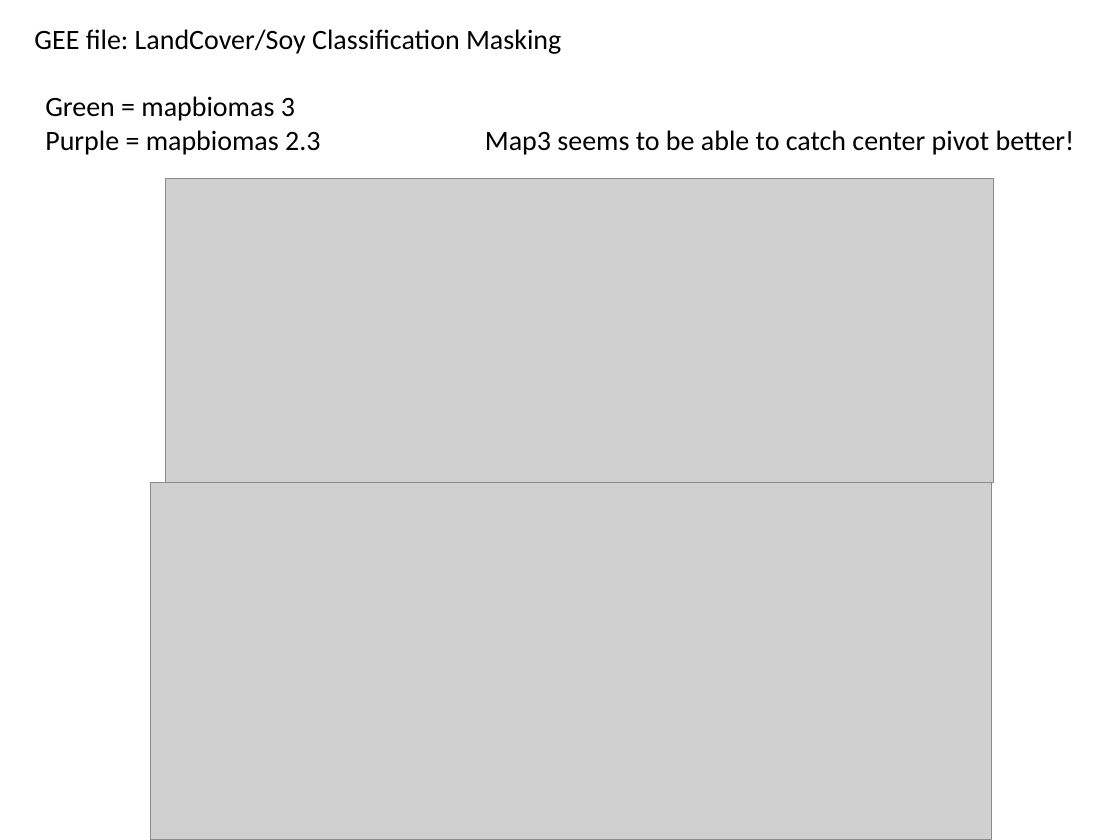
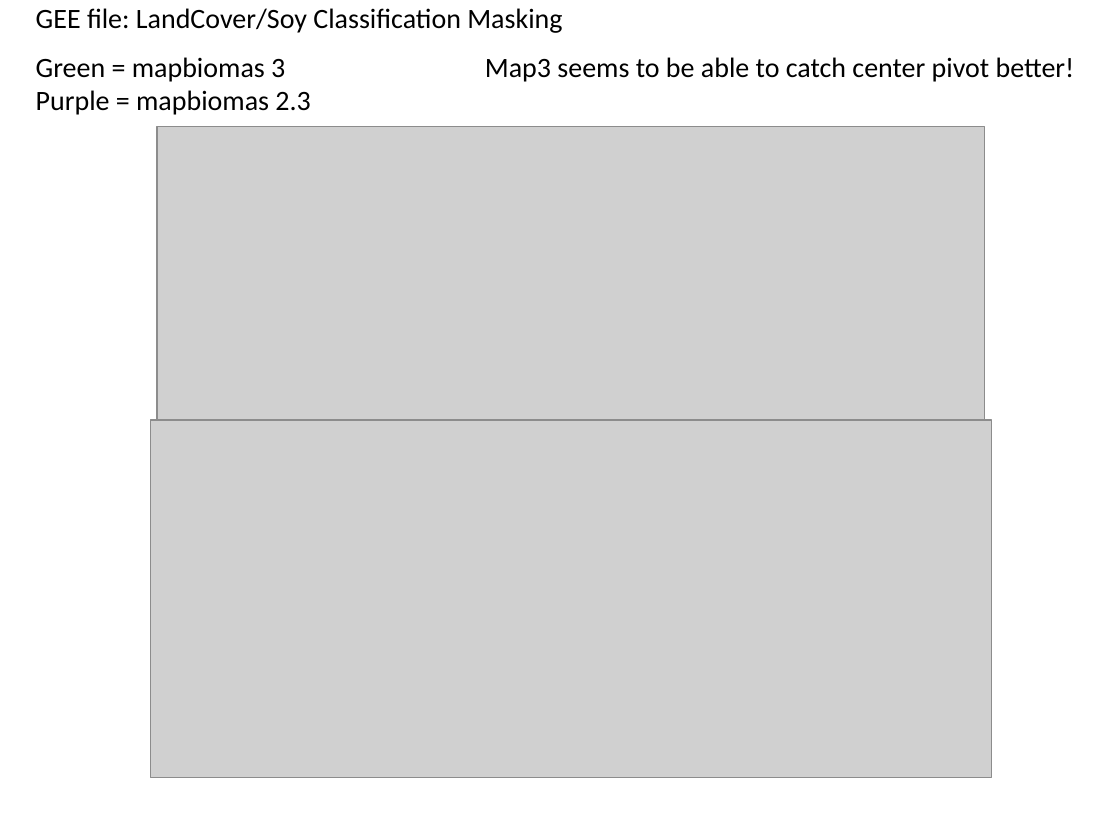
Before and after one commit to minghui-zhang/Meeting, a slide deck: slide 16 of January 19 2019.pptx (slide 10 before the commit). Drawn at 1120x840 pixels with LibreOffice and Linux fonts; fonts in the diff are those of the drawing; grey boxes stand for pictures. Boxes give left, top, right and bottom in pixels: in the first picture for what was removed or moved away, otherwise in the second. Text is boxed around its words. In the diff, an @@ line names an element or a change of style, - is before the commit and + after.

```diff
--- a/January 19 2019.pptx
+++ b/January 19 2019.pptx
@@ text "GEE file: LandCover/Soy Classification Masking": place and size @@
-text "GEE file: LandCover/Soy Classification Masking" at (34,29,561,54)
+text "GEE file: LandCover/Soy Classification Masking" at (36,8,562,33)
@@ text "Green = mapbiomas 3": place and size @@
-text "Green = mapbiomas 3" at (45,96,320,155)
+text "Green = mapbiomas 3" at (36,57,310,115)
@@ text "Map3 seems to be able ...": place and size @@
-text "Map3 seems to be able ..." at (485,130,1075,155)
+text "Map3 seems to be able ..." at (485,57,1075,82)
@@ picture: place and size @@
-picture at (166,179,993,483)
+picture at (157,127,984,430)
@@ picture: place and size @@
-picture at (150,483,991,840)
+picture at (150,420,991,777)
```
Also in this commit, not shown: 3 other slides changed, 9 slides added, 1 slide removed.
